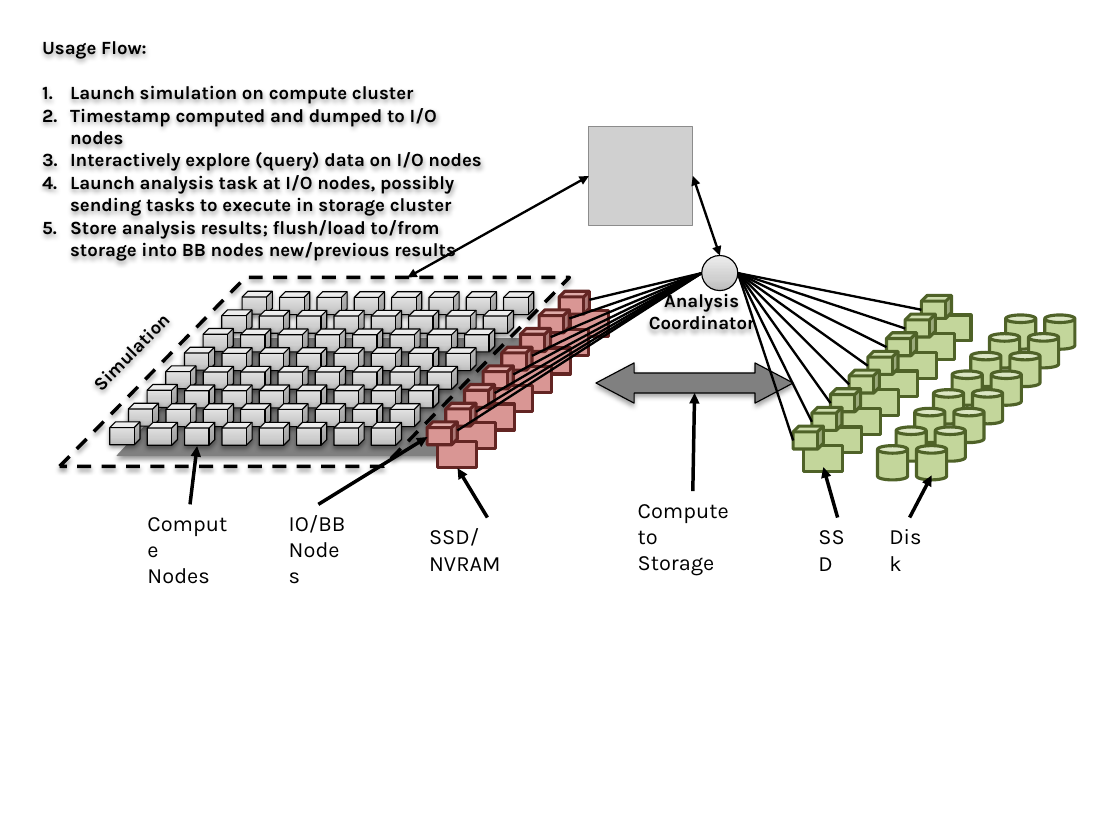
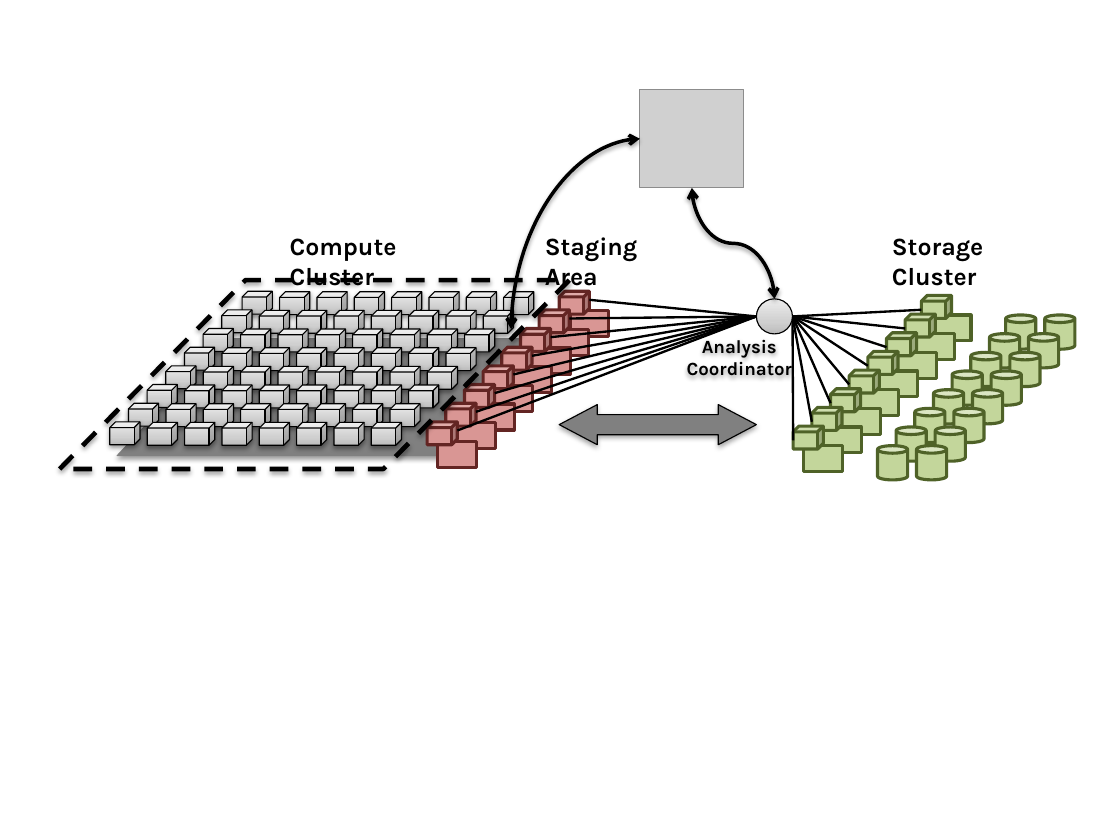
Before and after one commit to ivotron/ivotron.github.io, a slide deck: slide 30 of images/diagrams/2013-10-22-exascale.pptx (slide 14 before the commit). Drawn at 1120x840 pixels with LibreOffice and Linux fonts; fonts in the diff are those of the drawing; grey boxes stand for pictures. Boxes give left, top, right and bottom in pixels: in the first picture for what was removed or moved away, otherwise in the second. Text is boxed around its words. In the diff, an @@ line names an element or a change of style, - is before the commit and + after.

```diff
--- a/images/diagrams/2013-10-22-exascale.pptx
+++ b/images/diagrams/2013-10-22-exascale.pptx
@@ text removed at [42, 41, 481, 261] @@
-Usage Flow:
-1. Launch simulation on compute cluster
-2. Timestamp computed and dumped to I/O nodes
-3. Interactively explore (query) data on I/O nodes
-4. Launch analysis task at I/O nodes, possibly sending tasks to execute in storage cluster
-5. Store analysis results; flush/load to/from storage into BB nodes new/previous results
@@ picture: place and size @@
-picture at [589, 127, 693, 225]
+picture at [640, 90, 744, 188]
@@ curved double arrow added from (640, 139) to (511, 329), #000000 2.25 pt @@
@@ curved double arrow added from (692, 188) to (775, 299), #000000 2.25 pt @@
@@ text added at [290, 238, 397, 286], 16 pt, text #000000, bold @@
+Compute Cluster
@@ text added at [545, 237, 638, 291], 16 pt, text #000000, bold @@
+Staging Area
@@ text added at [892, 238, 983, 286], 16 pt, text #000000, bold @@
+Storage Cluster
@@ parallelogram at [59, 280, 569, 469]: outline #000000 2.25 pt dashed to #000000 3 pt dashed @@
@@ ellipse: place and size @@
-ellipse at [702, 255, 738, 290]
+ellipse at [756, 299, 792, 334]
@@ line moved from (457, 430) - (702, 273) to (457, 430) - (756, 317) @@
@@ line moved from (476, 412) - (702, 273) to (476, 412) - (756, 317) @@
@@ line moved from (495, 393) - (702, 273) to (495, 393) - (756, 317) @@
@@ line moved from (513, 374) - (702, 273) to (513, 374) - (756, 317) @@
@@ line moved from (532, 356) - (702, 273) to (532, 356) - (756, 317) @@
@@ line moved from (551, 337) - (702, 273) to (551, 337) - (756, 317) @@
@@ line moved from (569, 318) - (702, 273) to (569, 318) - (756, 317) @@
@@ line moved from (702, 273) - (589, 300) to (756, 317) - (589, 300) @@
@@ line moved from (738, 273) - (922, 310) to (793, 317) - (922, 310) @@
@@ line moved from (738, 273) - (812, 422) to (793, 317) - (812, 422) @@
@@ line moved from (738, 273) - (831, 403) to (793, 317) - (831, 403) @@
@@ line moved from (738, 273) - (868, 366) to (793, 317) - (868, 366) @@
@@ line moved from (738, 273) - (887, 347) to (793, 317) - (887, 347) @@
@@ line moved from (738, 273) - (793, 440) to (793, 317) - (793, 440) @@
@@ line moved from (738, 273) - (849, 384) to (793, 317) - (849, 384) @@
@@ line moved from (738, 273) - (905, 328) to (793, 317) - (905, 328) @@
@@ text "Analysis" rewrapped from [649, 290, 754, 330] to [687, 336, 792, 380] @@
@@ left right arrow: place and size @@
-left right arrow at [596, 363, 793, 403]
+left right arrow at [559, 404, 756, 445]
@@ group removed at [140, 86, 941, 584]: 7 texts, 6 arrows, 2 double arrows @@
-Simulation
-Compute
-Nodes
-IO/BB
-Nodes
-Compute to
-Storage
-Disk
-SSD
-SSD/NVRAM
```
Also in this commit, not shown: 11 other slides changed, 16 slides added, 29 other files.
